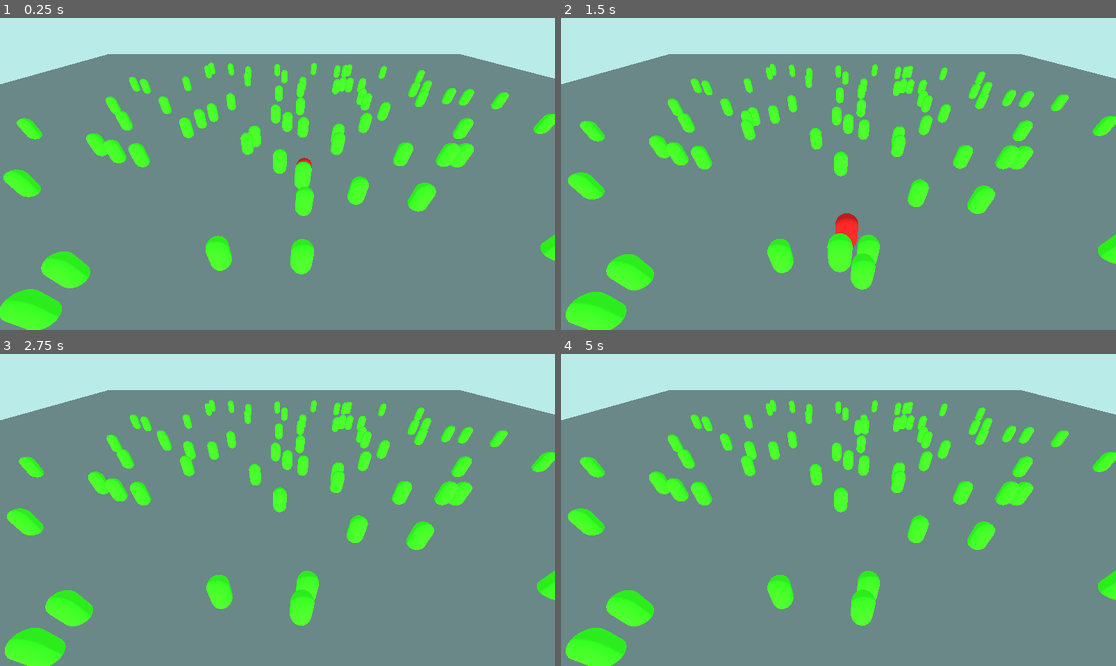
Above: before the commit, frames 1-4 (two rows, left to right).
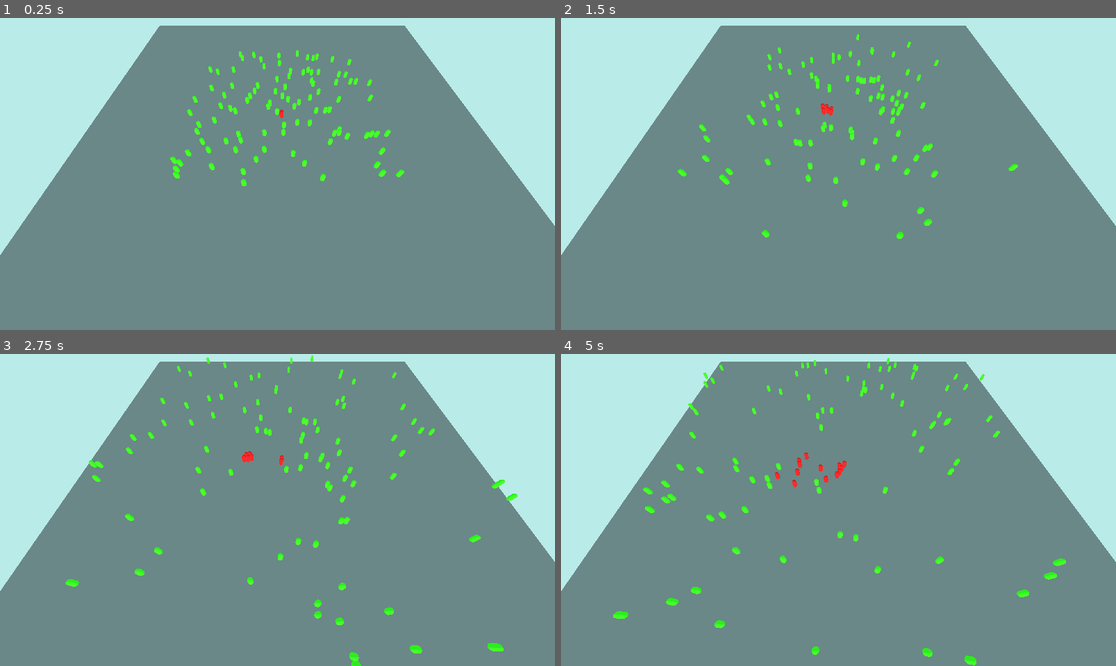
Above: after the commit, the same moments.

Repository: valentin56740/JeuDuLoup
Game: Godot game, scene res://env.tscn
Same seed, same stepped clock (60 frames per second), same inputs: the game is played once before the commit and once after it.
Inputs:
- Up to frame 1 (0.25 s): no input
- Up to frame 2 (1.5 s): no input
- Up to frame 3 (2.75 s): no input
- Up to frame 4 (5 s): no input

The runs differ from the first frame. In frame 1, 27% of the frame differs, in the area x 0-100%, y 2-100%; in frame 2, 27%; in frame 3, 27%; in frame 4, 27%.

Commit message:
Multiplication

Diff:
--- a/env.tscn
+++ b/env.tscn
@@ -1,10 +1,9 @@
-[gd_scene load_steps=11 format=3 uid="uid://bj0u4vx4x760b"]
+[gd_scene load_steps=10 format=3 uid="uid://bj0u4vx4x760b"]
 
 [ext_resource type="PackedScene" uid="uid://o7ise5esa53q" path="res://loup.tscn" id="1_ifhar"]
 [ext_resource type="Material" uid="uid://nqkbucpa5tpg" path="res://SkyShader/SkyShader.tres" id="1_nhbfn"]
 [ext_resource type="Script" uid="uid://cijwc3ab8led5" path="res://env.gd" id="1_v7m8w"]
 [ext_resource type="PackedScene" uid="uid://dvm0dcqgkax01" path="res://mouton.tscn" id="2_c3k1h"]
-[ext_resource type="Script" uid="uid://cg28hbpsxdtb2" path="res://mouton.gd" id="2_gq42c"]
 
 [sub_resource type="BoxMesh" id="BoxMesh_ddwgs"]
 size = Vector3(100, 0.1, 100)
@@ -38,20 +37,16 @@
 shape = SubResource("BoxShape3D_nhbfn")
 
 [node name="Camera3D" type="Camera3D" parent="."]
-transform = Transform3D(1, 0, 0, 0, 0.77253413, 0.6349733, 0, -0.6349733, 0.77253413, -1.9016266, 10.421894, 16.252113)
+transform = Transform3D(1, 0, 0, 0, 0.5387561, 0.8424618, 0, -0.8424618, 0.5387561, -1.9016266, 37.326714, 45.76823)
 
 [node name="Mouton" parent="." groups=["Mouton"] instance=ExtResource("2_c3k1h")]
 transform = Transform3D(1, 0, 0, 0, 1, 0, 0, 0, 1, -4.2542286, 0.05000019, 1.5099483)
-script = ExtResource("2_gq42c")
 
 [node name="WorldEnvironment" type="WorldEnvironment" parent="."]
 environment = SubResource("Environment_nhbfn")
 
 [node name="Loup" parent="." groups=["Loup"] instance=ExtResource("1_ifhar")]
 transform = Transform3D(1, 0, 0, 0, 1, 0, 0, 0, 1, 0, 0, 4.8182898)
-axis_lock_angular_x = true
-axis_lock_angular_y = true
-axis_lock_angular_z = true
 
 [node name="DirectionalLight3D" type="DirectionalLight3D" parent="."]
 transform = Transform3D(1, 0, 0, 0, 1, 0, 0, 0, 1, -35.93273, 22.42034, 0)
--- a/loup.gd
+++ b/loup.gd
@@ -1,10 +1,10 @@
 extends RigidBody3D
 
-@export var force = 15  # Force appliquée pour déplacer le loup
+@export var force = 25  # Force appliquée pour déplacer le loup
 @export var vitesse = 5.0  # Vitesse de déplacement du loup
 @export var sx: int = 100  # Taille de la zone sur l'axe X
 @export var sz: int = 100  # Taille de la zone sur l'axe Z
-@export var chase_radius = 10.0  # Rayon de détection pour la chasse
+@export var chase_radius = 20.0  # Rayon de détection pour la chasse
 
 var cibles = []  # Liste des moutons détectés
 
--- a/loup.tscn
+++ b/loup.tscn
@@ -10,9 +10,12 @@
 [sub_resource type="CapsuleShape3D" id="CapsuleShape3D_nhbfn"]
 
 [sub_resource type="SphereShape3D" id="SphereShape3D_xcdia"]
-radius = 3.565
+radius = 10.172792
 
 [node name="Loup" type="RigidBody3D"]
+axis_lock_angular_x = true
+axis_lock_angular_y = true
+axis_lock_angular_z = true
 contact_monitor = true
 max_contacts_reported = 2
 script = ExtResource("1_xcdia")
--- a/mouton.gd
+++ b/mouton.gd
@@ -2,14 +2,18 @@
 
 @export var speed: float = 20
 @export var direction_change_interval: float = 2.0 # toutes les 2 sec environ
+@export var scene_loup: PackedScene  # Référence à la scène du loup
 
 var move_dir: Vector3 = Vector3.ZERO
 var timer: float = 0.0
 
-var sx:float = 100
-var sz:float = 100
+var sx: float = 100
+var sz: float = 100
 
-func _process(delta:float) -> void:
+func _ready():
+	connect("body_entered", Callable(self, "_on_body_entered"))
+
+func _process(delta: float) -> void:
 	# décrémente le timer
 	timer -= delta
 
@@ -22,15 +26,28 @@
 	# applique une force dans la direction choisie
 	apply_central_force(move_dir * speed)
 
-	if position.x > sx/2:
-		position.x =-sx/2
+	# Gestion des bords de la zone
+	if position.x > sx / 2:
+		position.x = -sx / 2
+	elif position.x < -sx / 2:
+		position.x = sx / 2
 
-	if position.x < -sx/2:
-		position.x = sx/2
+	if position.z > sz / 2:
+		position.z = -sz / 2
+	elif position.z < -sz / 2:
+		position.z = sz / 2
 
+func _on_body_entered(body):
+	print("Touché")
+	if body.is_in_group("Loup"):
+		transformer_en_loup()
 
-	if position.z > sz/2:
-		position.z=-sz/2
-
-	if position.z < -sz/2:
-		position.z = sz/2
+func transformer_en_loup():
+	if scene_loup:
+		var loup = scene_loup.instantiate()
+		loup.global_position = global_position
+		get_parent().add_child(loup)
+		# Ajoute le loup au groupe "Loup" (au cas où ce n’est pas fait dans la scène loup)
+		if not loup.is_in_group("Loup"):
+			loup.add_to_group("Loup")
+		queue_free()  # Supprime le mouton
--- a/mouton.tscn
+++ b/mouton.tscn
@@ -1,6 +1,7 @@
-[gd_scene load_steps=5 format=3 uid="uid://dvm0dcqgkax01"]
+[gd_scene load_steps=6 format=3 uid="uid://dvm0dcqgkax01"]
 
 [ext_resource type="Script" uid="uid://cg28hbpsxdtb2" path="res://mouton.gd" id="1_43wmm"]
+[ext_resource type="PackedScene" uid="uid://o7ise5esa53q" path="res://loup.tscn" id="2_b5lwy"]
 
 [sub_resource type="CapsuleMesh" id="CapsuleMesh_ddwgs"]
 
@@ -15,6 +16,8 @@
 axis_lock_angular_z = true
 contact_monitor = true
 max_contacts_reported = 2
+script = ExtResource("1_43wmm")
+scene_loup = ExtResource("2_b5lwy")
 
 [node name="MeshInstance3D" type="MeshInstance3D" parent="."]
 transform = Transform3D(1, 0, 0, 0, 1, 0, 0, 0, 1, 0, 1, 0)
@@ -24,3 +27,5 @@
 [node name="CollisionShape3D" type="CollisionShape3D" parent="."]
 transform = Transform3D(1, 0, 0, 0, 1, 0, 0, 0, 1, 0, 1, 0)
 shape = SubResource("CapsuleShape3D_nhbfn")
+
+[connection signal="body_entered" from="." to="." method="_on_body_entered"]
